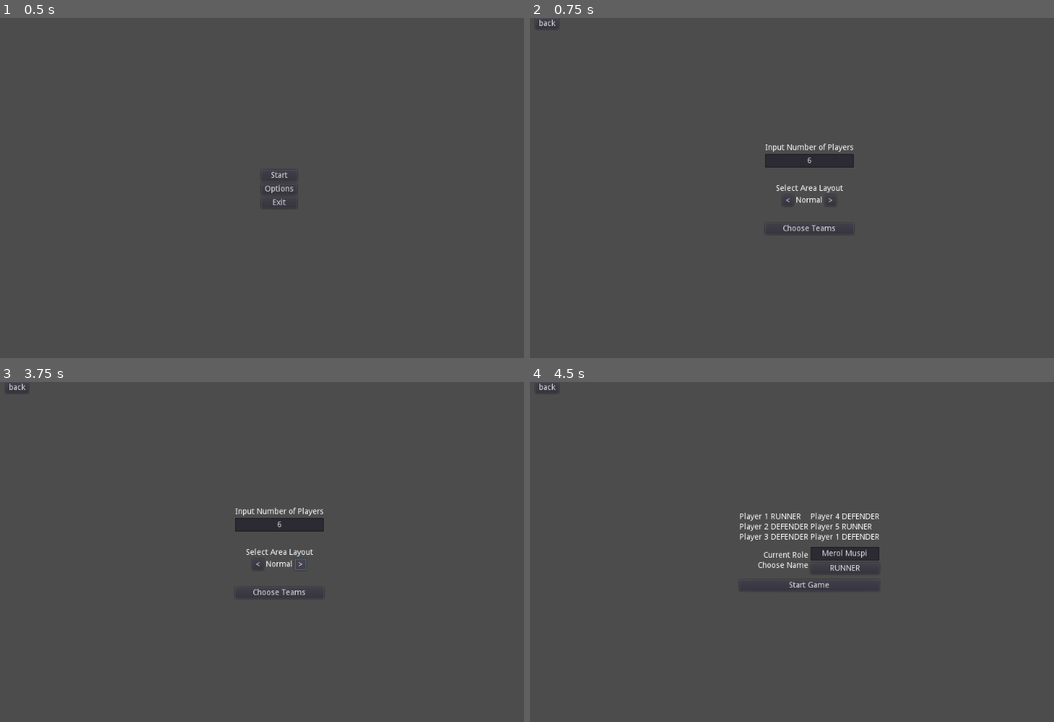
Above: before the commit, frames 1-4 (two rows, left to right).
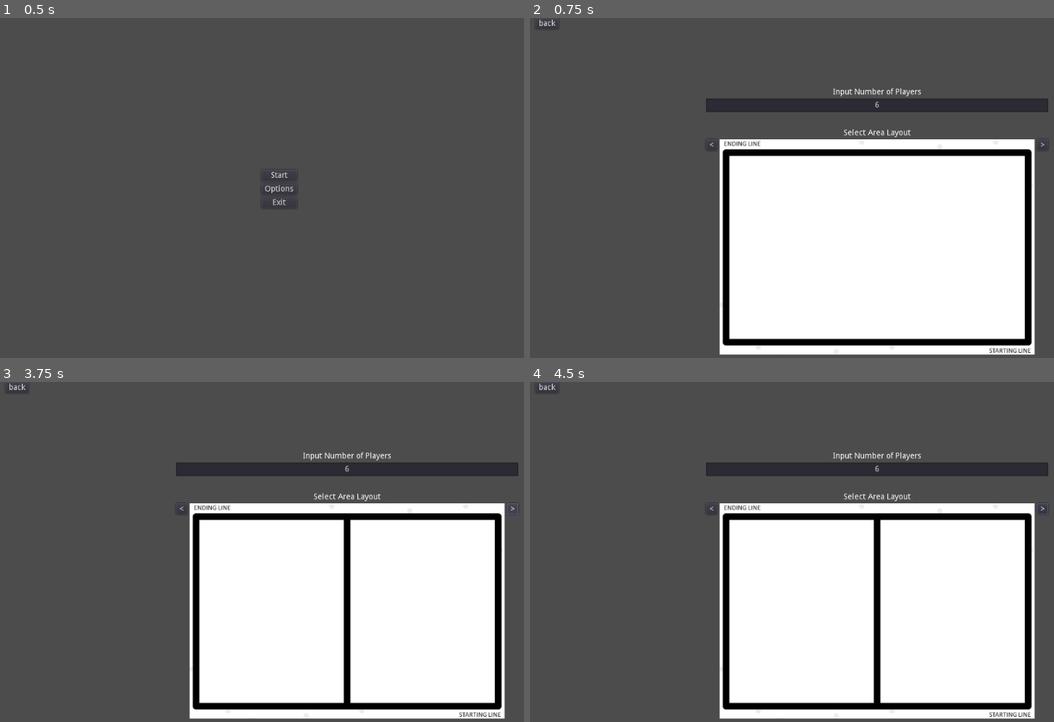
Above: after the commit, the same moments.

Repository: kqnunez/PATINTER.iO
Game: Godot game, scene res://Start_ExitGameUI.tscn
Same seed, same stepped clock (60 frames per second), same inputs: the game is played once before the commit and once after it.
Inputs (mouse positions are in pixels of both pictures, inside the frame that each line leads up to):
- Up to frame 1 (0.5 s): no input
- Up to frame 2 (0.75 s): click "Start" at 0.5 s
- Up to frame 3 (3.75 s): click "back" at 1.25 s; click "Start" at 2 s; click "<" at 2.75 s; click ">" at 3.5 s
- Up to frame 4 (4.5 s): click (807, 592) at 4.25 s, where only the run before the commit has a clickable "Choose Teams"

Frame 1 is identical in both runs. In frame 2, 41% of the frame differs, in the area x 33-99%, y 20-100%; in frame 3, 41%; in frame 4, 41%.

Commit message:
Add files via upload

Diff:
--- a/InputNoOfPlayer_PlayAreaLayoutUI.gd
+++ b/InputNoOfPlayer_PlayAreaLayoutUI.gd
@@ -6,9 +6,11 @@
 # var b = "text"
 var playerNo := 0
 var playAreaLayout := 0
+var playAreaCurrent = 1
 
 # Called when the node enters the scene tree for the first time.
 func _ready():
+	$gameSettingMenu/verticalCenter/sideMargins/menuButtons/playAre/setPlayArea/playAreaPreview.set_texture(load("res://Assets/playArea1.png"))
 	pass # Replace with function body.
 
 
@@ -19,8 +21,19 @@
 
 func _on_roleSelectButton_pressed():
 	playerNo = int($gameSettingMenu/verticalCenter/sideMargins/menuButtons/noOfPlayers/noOfPlayersInput.get_text())
-	print("At input: ", playerNo)
-	SceneManager.passPlayerNoLayout(self, "res://InputPlayerRole_NameUI.tscn")
+	get_tree().change_scene("res://InputPlayerRole_NameUI.tscn")
+	SceneManager.passPlayerNoLayout("res://InputNoOfPlayer_PlayAreaLayoutUI.tscn", "res://InputPlayerRole_NameUI.tscn")
 
 func _on_back_pressed():
 	get_tree().change_scene("res://Start_ExitGameUI.tscn")
+
+
+func _on_playAreaNext_pressed():
+	if playAreaCurrent < 4:
+		playAreaCurrent += 1
+		$gameSettingMenu/verticalCenter/sideMargins/menuButtons/playAre/setPlayArea/playAreaPreview.set_texture(load("res://Assets/playArea"+str(playAreaCurrent)+".png"))
+
+func _on_playAreaPrev_pressed():
+	if playAreaCurrent > 1:
+		playAreaCurrent -= 1
+		$gameSettingMenu/verticalCenter/sideMargins/menuButtons/playAre/setPlayArea/playAreaPreview.set_texture(load("res://Assets/playArea"+str(playAreaCurrent)+".png"))
--- a/InputNoOfPlayer_PlayAreaLayoutUI.tscn
+++ b/InputNoOfPlayer_PlayAreaLayoutUI.tscn
@@ -114,29 +114,28 @@
 alignment = 1
 
 [node name="playAreaPrev" type="Button" parent="gameSettingMenu/verticalCenter/sideMargins/menuButtons/playAre/setPlayArea"]
-margin_left = 30.0
-margin_right = 50.0
+margin_right = 20.0
 margin_bottom = 20.0
+size_flags_vertical = 0
 text = "<"
 __meta__ = {
 "_edit_use_anchors_": false
 }
 
-[node name="playAreaLabel" type="Label" parent="gameSettingMenu/verticalCenter/sideMargins/menuButtons/playAre/setPlayArea"]
-margin_left = 54.0
-margin_top = 3.0
-margin_right = 101.0
-margin_bottom = 17.0
-text = "Normal"
-align = 1
+[node name="playAreaPreview" type="TextureRect" parent="gameSettingMenu/verticalCenter/sideMargins/menuButtons/playAre/setPlayArea"]
+margin_left = 24.0
+margin_right = 24.0
+size_flags_horizontal = 2
+size_flags_vertical = 2
 __meta__ = {
 "_edit_use_anchors_": false
 }
 
 [node name="playAreaNext" type="Button" parent="gameSettingMenu/verticalCenter/sideMargins/menuButtons/playAre/setPlayArea"]
-margin_left = 105.0
-margin_right = 125.0
+margin_left = 136.0
+margin_right = 156.0
 margin_bottom = 20.0
+size_flags_vertical = 0
 text = ">"
 
 [node name="roleSelectButton" type="Button" parent="gameSettingMenu/verticalCenter/sideMargins/menuButtons"]
@@ -150,4 +149,6 @@
 }
 
 [connection signal="pressed" from="back" to="." method="_on_back_pressed"]
+[connection signal="pressed" from="gameSettingMenu/verticalCenter/sideMargins/menuButtons/playAre/setPlayArea/playAreaPrev" to="." method="_on_playAreaPrev_pressed"]
+[connection signal="pressed" from="gameSettingMenu/verticalCenter/sideMargins/menuButtons/playAre/setPlayArea/playAreaNext" to="." method="_on_playAreaNext_pressed"]
 [connection signal="pressed" from="gameSettingMenu/verticalCenter/sideMargins/menuButtons/roleSelectButton" to="." method="_on_roleSelectButton_pressed"]
